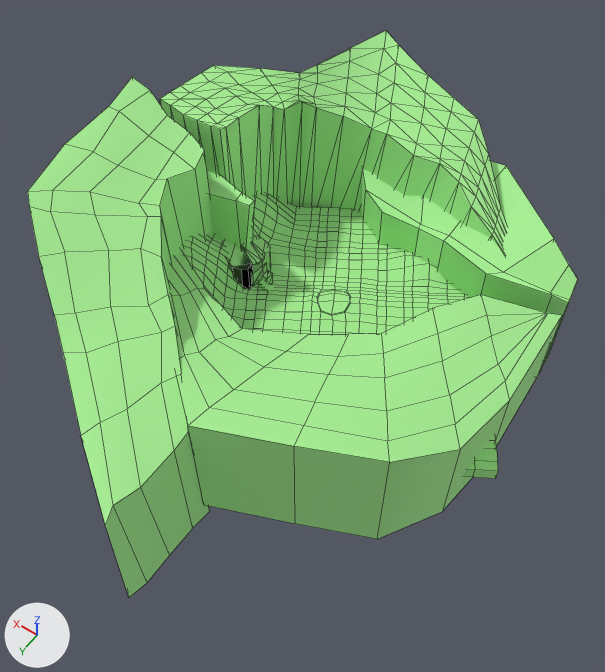
A saved change to the FBX model SILA/Assets/Meshes/Terrain/Zone1/Zone1Final 2.FBX.
One viewpoint serves both versions: a 50 mm camera at (-246.0, 340.0, 473.0) aimed at (-33.0, 42.0, 4.0). The axes (+X, +Y, +Z) are drawn at lower left. The lights are the same throughout. Mesh edges are drawn as thin lines on the coarser meshes. Where no turn or scale is listed for an object, it has been applied to the vertices.

Objects in the first picture: 'Box001', 'Cube__31_', 'New_Game_Object_10', 'New_Game_Object_11', 'New_Game_Object_7', 'New_Game_Object__1__1', 'New_Game_Object__31_', 'New_Game_Object__31_001', 'Plane001'.
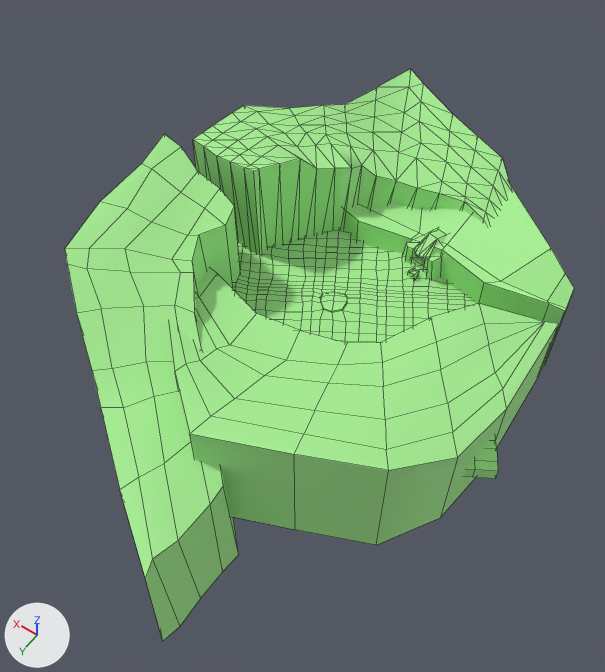
What differs and where, as boxes [x1, y1, x2, y2] in the pictures (605 x 672 px; the box of a moved part takes in the faces that stretch with it):
'Plane001', reshaped, moved: before [170, 251, 562, 539]; after [168, 268, 559, 545]
'New_Game_Object_11', moved: before [28, 77, 212, 597]; after [65, 134, 241, 641]
'New_Game_Object__1__1', reshaped, moved (8% narrower, 15% shorter): before [160, 31, 507, 250]; after [193, 69, 511, 255]
'Box001', reshaped: before [183, 193, 498, 479]; after [233, 229, 498, 479]
'New_Game_Object_10', reshaped, moved: before [360, 161, 578, 362]; after [343, 185, 574, 369]
'New_Game_Object_7', deleted (green): before [207, 171, 254, 250]
'New_Game_Object__31_001', reshaped: before [223, 241, 253, 289]; after [403, 230, 435, 263]
'New_Game_Object__31_', reshaped: before [252, 234, 271, 272]; after [424, 234, 447, 280]
'Cube__31_', reshaped: before [241, 243, 265, 265]; after [414, 229, 445, 259]
part 1 of me_mesh_006, moved or reshaped: before [360, 169, 449, 271]; after [343, 201, 447, 255]
part 2 of me_mesh_012, moved or reshaped: before [218, 65, 424, 212]; after [251, 104, 449, 248]
part 3 of me_mesh_012, cut back: before [459, 155, 507, 250]; after [483, 187, 501, 225]
part 5 of me_mesh_014, moved or reshaped: before [183, 193, 447, 332]; after [233, 229, 447, 324]
part 7 of me_mesh_010, built on: after [430, 229, 445, 239]
part 8 of me_mesh_015, moved or reshaped: before [175, 251, 348, 357]; after [196, 268, 347, 365]

The change, as a list of edits to the scene's bpy script:
```text
Change me_mesh_009:
    where me_mesh_009.from_pydata(...)  # 16 vertices, 14 faces; spans x -200.0..2601.0, y -4.0..3616.0, z -322.0..1300.0
    used by ob_new_game_object__31; parent = ob_platform; location = (20979.0, 726.2, -5656.0); rotation_euler = (0.0, -0.1, 0.0), in degrees (0, -5.7, 0)
    me_mesh_009 part 6
    me_mesh_009.vertices[2].co: (2312.0, 3314.0, 962.0) -> (2181.0, 3314.0, 509.0)
    me_mesh_009.vertices[3].co: (800.0, 3000.0, 1300.0) -> (758.0, 3000.0, 956.0)  # pixel (265, 240) -> pixel (441, 257)
    me_mesh_009.vertices[5].co: (100.0, 3000.0, 1100.0) -> (-58.0, 3000.0, 795.0)  # pixel (270, 246) -> pixel (432, 261)
    me_mesh_009.vertices[8].co: (-200.0, 3000.0, 700.0) -> (-177.0, 3000.0, 501.0)  # pixel (269, 251) -> pixel (428, 260)
    me_mesh_009.vertices[11].co: (1913.0, 3428.0, -322.0) -> (1199.0, 3876.0, -6.0)  # not seen -> pixel (437, 238)
    me_mesh_009.vertices[15].co: (1541.0, 3154.0, 1134.0) -> (1410.0, 3154.0, 681.0)  # pixel (256, 235) -> not seen
Change me_mesh_012:
    remove me_mesh_012.from_pydata(...)  # 209 vertices, 414 faces; spans x -238.0..19.0, y -164.0..15.0, z -117.0..46.0
    add me_mesh_012.from_pydata(...)  # 188 vertices, 371 faces; spans x -193.0..19.0, y -164.0..15.0, z -113.0..46.0
    me_mesh_012 part 2: 38 vertices moved from x -112.0..-21.0, y -112.0..-5.0, z -106.0..43.0 to x -124.0..-26.0, y -112.0..-5.0, z -106.0..43.0; 2 vertices removed from x -47.0..-45.0, y -97.0..-92.0, z -84.0..39.0; 1 vertex added at x -41.0, y -98.0, z -84.0
    me_mesh_012 part 3: 25 vertices removed from x -238.0..-191.0, y -94.0..-57.0, z -117.0..-7.0; 5 vertices added at x -193.0..-182.0, y -98.0..-74.0, z -110.0..-2.0
Change me_mesh_010:
    where me_mesh_010.from_pydata(...)  # 14 vertices, 17 faces; spans x -800.0..800.0, y 0.0..976.0, z -700.0..700.0
    used by ob_cube__31; parent = ob_platform; location = (21406.0, 3626.0, -5920.0); rotation_euler = (0.0, -0.1, 0.0), in degrees (0, -5.7, 0)
    verts and faces of me_mesh_010; kept vertices keep their numbers, new ones are numbered from 14
    me_mesh_010 part 7
    add delete_faces([(0, 5, 7, 2)])
    add for new, old in zip([*range(14, 18)], [0, 2, 5, 7]): verts[new] = verts[old] + (1053.0, -283.0, 0.0)
    add faces += [(14, 16, 17, 15), (0, 14, 15, 2), (0, 5, 16, 14), (5, 7, 17, 16), (2, 15, 17, 7)]
Change me_mesh_014:
    remove me_mesh_014.from_pydata(...)  # 1710 vertices, 1708 faces; spans x -155.0..156.0, y -156.0..156.0, z -5.0..58.0
    add me_mesh_014.from_pydata(...)  # 1710 vertices, 1708 faces; spans x -155.0..143.0, y -156.0..156.0, z -5.0..24.0
    me_mesh_014 part 5: 395 of 1710 vertices moved; they spanned x -39.0..156.0, y -101.0..75.0, z -5.0..58.0 and now span x -38.0..143.0, y -103.0..75.0, z -5.0..24.0; mean shift (0.0, 0.0, -9.0); largest move (112.0, 25.0, 58.0) -> (117.0, 28.0, 11.0)
Change me_mesh_006:
    where me_mesh_006.from_pydata(...)  # 36 vertices, 34 faces; spans x -145.0..46.0, y -81.0..7.0, z -103.0..-13.0
    me_mesh_006 part 1
    me_mesh_006.vertices[18].co: (5.0, -5.0, -103.0) -> (19.0, 5.0, -103.0)
    me_mesh_006.vertices[19].co: (5.0, -5.0, -34.0) -> (19.0, 5.0, -34.0)  # pixel (382, 211) -> pixel (358, 220)
    me_mesh_006.vertices[20].co: (-26.0, -6.0, -34.0) -> (-24.0, -2.0, -34.0)  # pixel (418, 228) -> pixel (411, 238)
    me_mesh_006.vertices[21].co: (-26.0, -6.0, -103.0) -> (-24.0, -2.0, -103.0)
    me_mesh_006.vertices[31].co: (28.0, -18.0, -103.0) -> (75.0, -10.0, -103.0)
    me_mesh_006.vertices[32].co: (28.0, -18.0, -34.0) -> (75.0, -10.0, -34.0)  # pixel (365, 189) -> not seen
Change me_mesh_013:
    used by ob_new_game_object__31_001; parent = ob_platform; location = (21066.0, 726.2, -6512.0)
    remove me_mesh_013.from_pydata(...)  # 16 vertices, 14 faces; spans x -129.0..2591.0, y -4.0..3984.0, z -1213.0..512.0
    add me_mesh_013.from_pydata(...)  # 16 vertices, 14 faces; spans x -112.0..2765.0, y -4.0..3876.0, z 0.0..1300.0
    me_mesh_013 part 4: the whole mesh is rebuilt
Change me_mesh_015:
    where me_mesh_015.from_pydata(...)  # 74 vertices, 63 faces; spans x -246.0..35.0, y -133.0..94.0, z -3.0..101.0
    me_mesh_015 part 8
    me_mesh_015.vertices[0].co: (-40.0, -5.0, -2.0) -> (-30.0, -26.0, -2.0)
    me_mesh_015.vertices[4].co: (-81.0, 9.0, 0.0) -> (-76.0, -12.0, 0.0)
    me_mesh_015.vertices[6].co: (-121.0, -9.0, -1.0) -> (-110.0, -14.0, -1.0)
    me_mesh_015.vertices[24].co: (-121.0, -9.0, 82.0) -> (-110.0, -14.0, 82.0)  # pixel (308, 334) -> pixel (299, 330)
    me_mesh_015.vertices[25].co: (-81.0, 9.0, 77.0) -> (-76.0, -12.0, 77.0)  # pixel (242, 328) -> pixel (256, 313)
    me_mesh_015.vertices[26].co: (-40.0, -5.0, 74.0) -> (-30.0, -26.0, 74.0)  # pixel (206, 289) -> pixel (217, 273)
Change ob_new_game_object__1__1:
    ob_new_game_object__1__1.location: (104.3, -10.3, 70.6) -> (81.6, -14.9, 42.7)
Change ob_new_game_object_10:
    ob_new_game_object_10.location: (-32.4, -61.8, 70.6) -> (-32.4, -61.8, 61.5)
Remove ob_new_game_object_7:
    ob_new_game_object_7 = bpy.data.objects.new('New_Game_Object_7', me_mesh_005)
Change ob_new_game_object_11:
    ob_new_game_object_11.location: (103.8, 33.3, 70.6) -> (79.8, 35.5, 35.5)
Change ob_plane001:
    ob_plane001.location: (63.2, 79.1, -27.8) -> (63.2, 79.1, -36.8)
```
